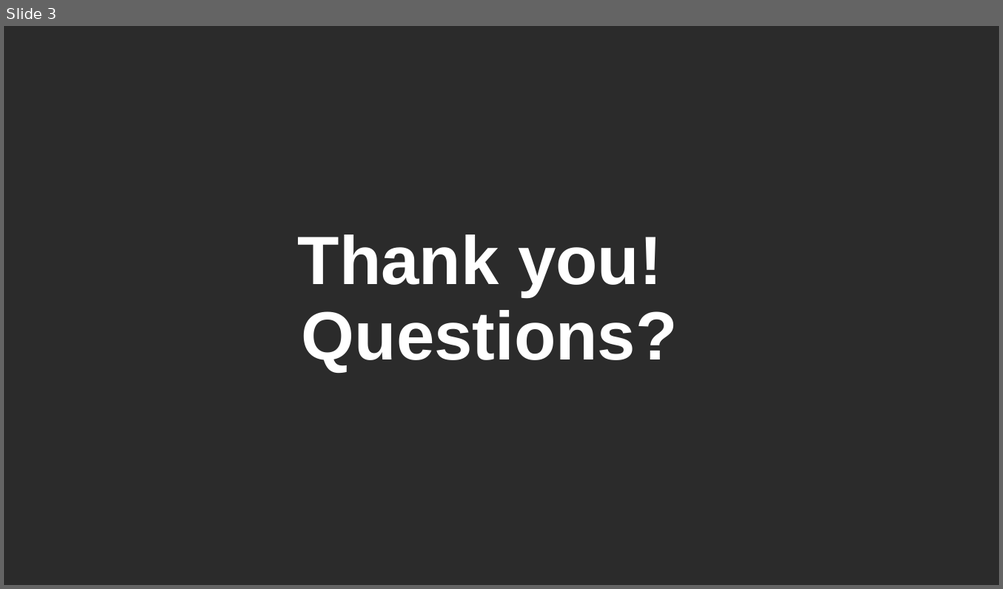
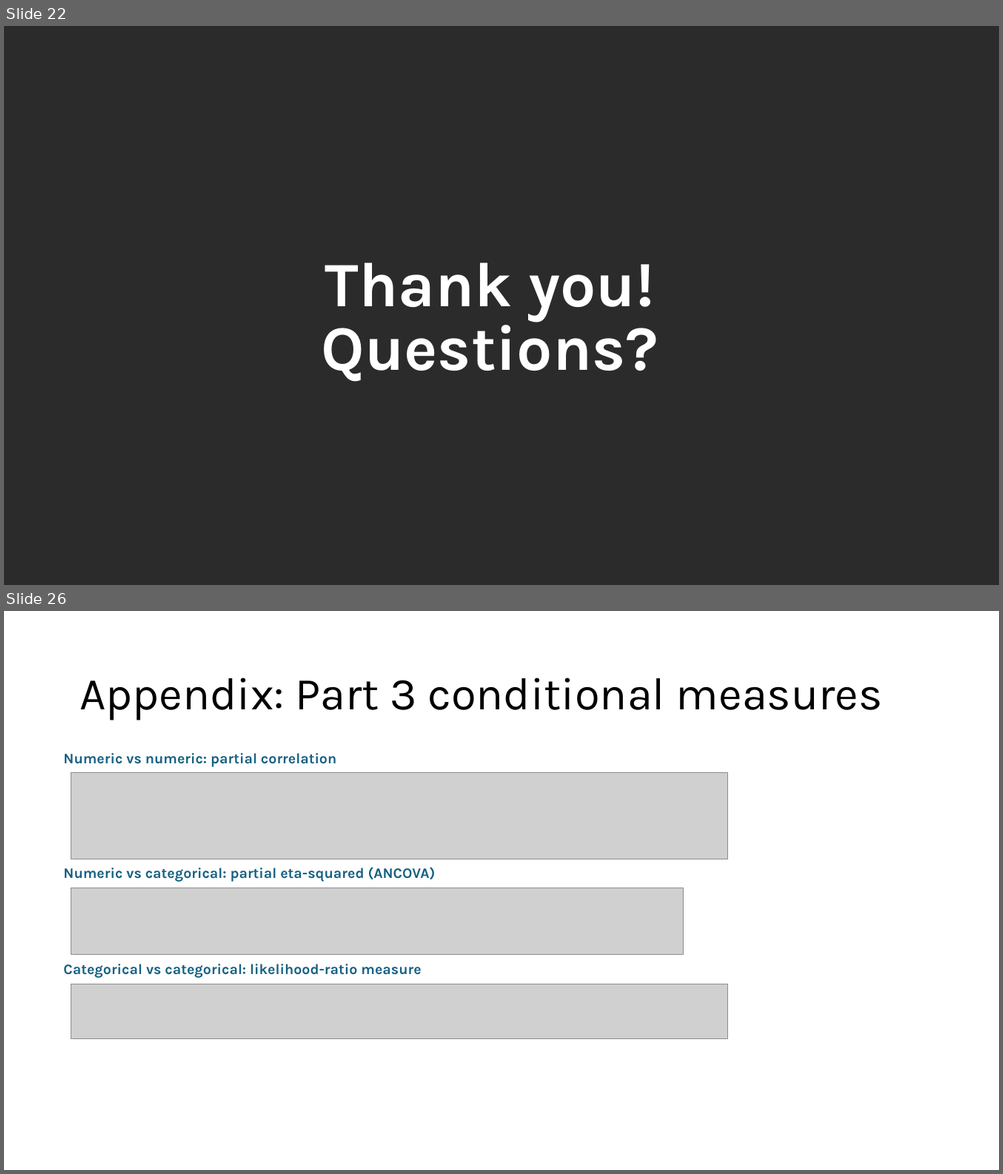
Before and after one commit to AntoineSoetewey/Beamm.Conf26, a slide deck: Slides_AntoineSoetewey_Beamm.Conf26.pptx. Shown one above the other, each under a label of ours: slide 3 before the commit, slides 22 and 26 after it; the slides between them are not shown. The pictures are 1003x589 and 1003x1174 pixels, drawn with LibreOffice and Linux fonts; fonts in the diff are those of the drawing; grey boxes stand for pictures; background and template pictures are left out; a plain dark background stands for a picture behind light text. Boxes give left, top, right and bottom in pixels: in the first picture for what was removed or moved away, otherwise in the second. Text is boxed around its words. In the diff, an @@ line names an element or a change of style, - is before the commit and + after.

```diff
--- a/Slides_AntoineSoetewey_Beamm.Conf26.pptx
+++ b/Slides_AntoineSoetewey_Beamm.Conf26.pptx
@@ slide 26 added at [4,611,999,1170], background #FFFFFF @@
@@ title added at [79,678,882,721], 44 pt, text #000000 @@
+Appendix: Part 3 conditional measures
@@ text added at [63,753,336,767], 14 pt, text #156082, bold @@
+Numeric vs numeric: partial correlation
@@ picture added at [71,773,728,859] @@
@@ text added at [63,867,435,882], 14 pt, text #156082, bold @@
+Numeric vs categorical: partial eta-squared (ANCOVA)
@@ picture added at [71,888,683,955] @@
@@ text added at [63,964,421,978], 14 pt, text #156082, bold @@
+Categorical vs categorical: likelihood-ratio measure
@@ picture added at [71,984,728,1039] @@
@@ what was slide 3 is now slide 22 @@
@@ slide 22 changed as well @@
@@ text "Thank you!": place and size @@
-text "Thank you!" at [298,235,677,372]
+text "Thank you!" at [321,263,657,382]
@@ text "Thank you!" at [321,263,657,382]: size 66 to 61 pt, font Arial to Karla; line spacing 0.8 to 0.7 @@
```
Also in this commit, not shown: 1 other slide changed, 25 other slides added, 1 slide removed.
